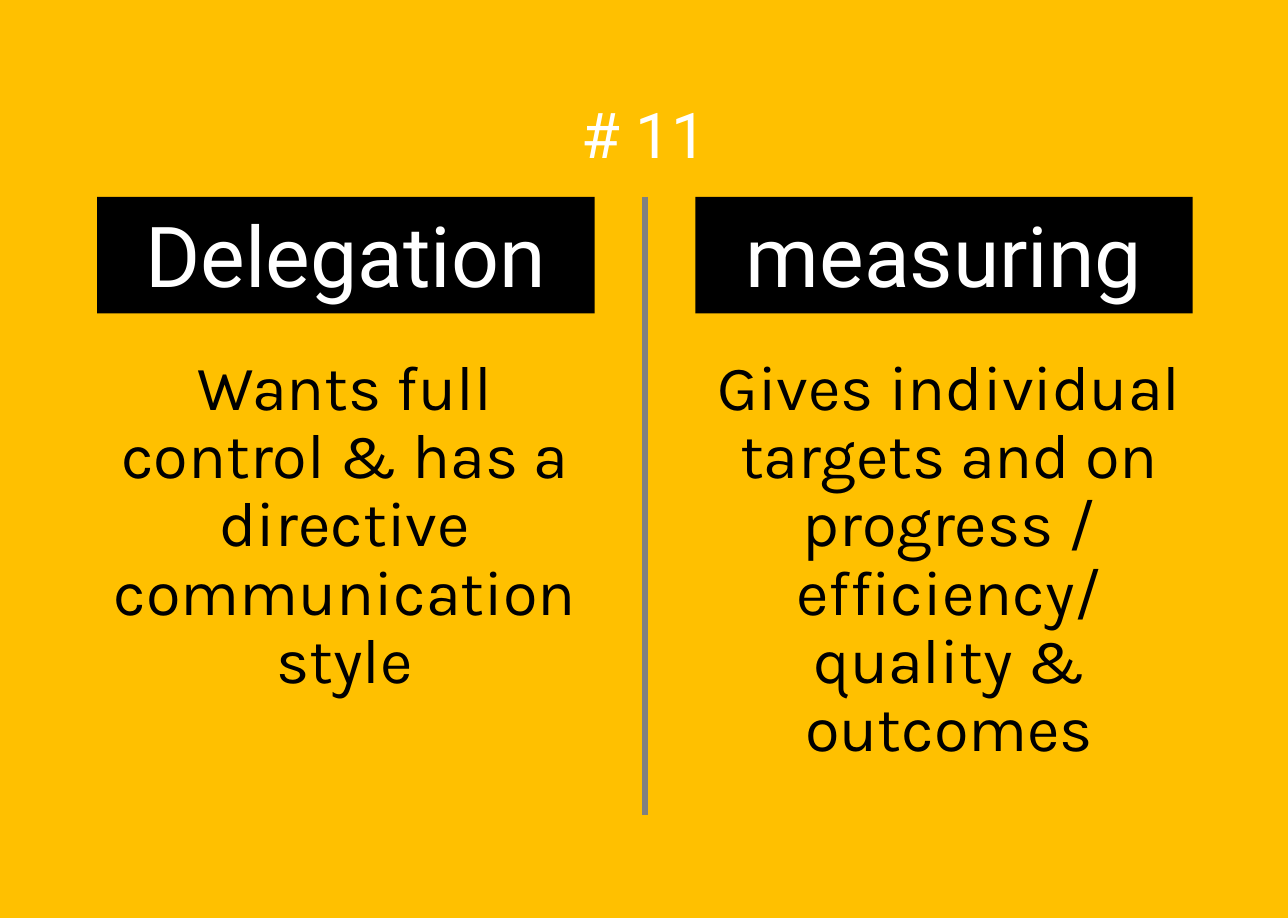
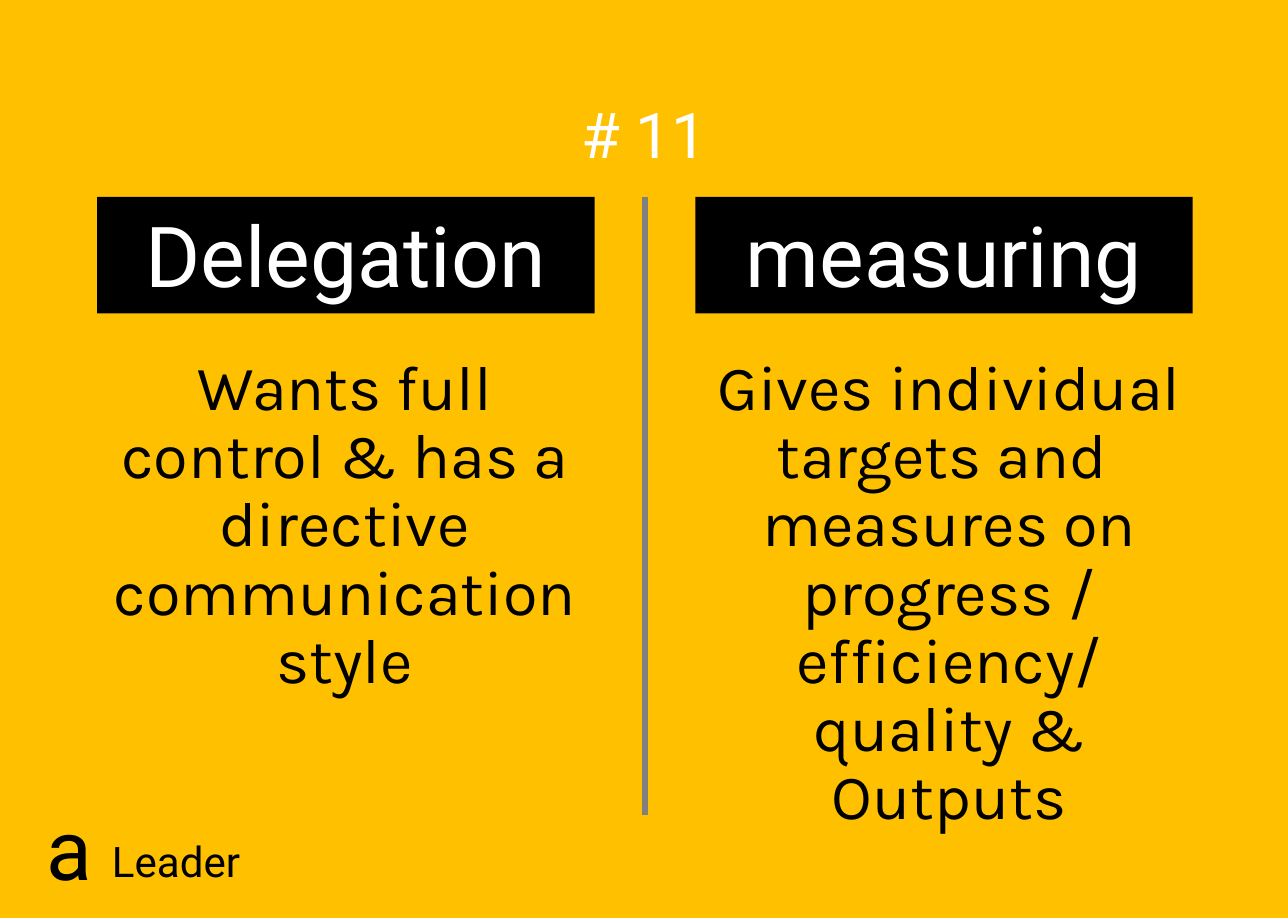
Before and after one commit to ScrumFacilitators/Exploring-Self-Management, a slide deck: slide 51 of Exploring Self-Management.pptx. Drawn at 1288x918 pixels with LibreOffice and Linux fonts; fonts in the diff are those of the drawing; background and template pictures are left out. Boxes give left, top, right and bottom in pixels: in the first picture for what was removed or moved away, otherwise in the second. Text is boxed around its words. In the diff, an @@ line names an element or a change of style, - is before the commit and + after.

```diff
--- a/Exploring Self-Management.pptx
+++ b/Exploring Self-Management.pptx
@@ text at [718, 366, 1180, 834]: text changed @@
-Gives individual targets and on progress / efficiency/ quality & outcomes
+Gives individual targets and measures on progress / efficiency/ quality & Outputs
@@ text added at [47, 834, 93, 881], 40 pt, text #000000 @@
+a
@@ text added at [112, 845, 240, 878], 20 pt, text #000000 @@
+Leader
```
Also in this commit, not shown: 53 other slides changed, 1 slide added, 1 slide removed, 1 other file.
